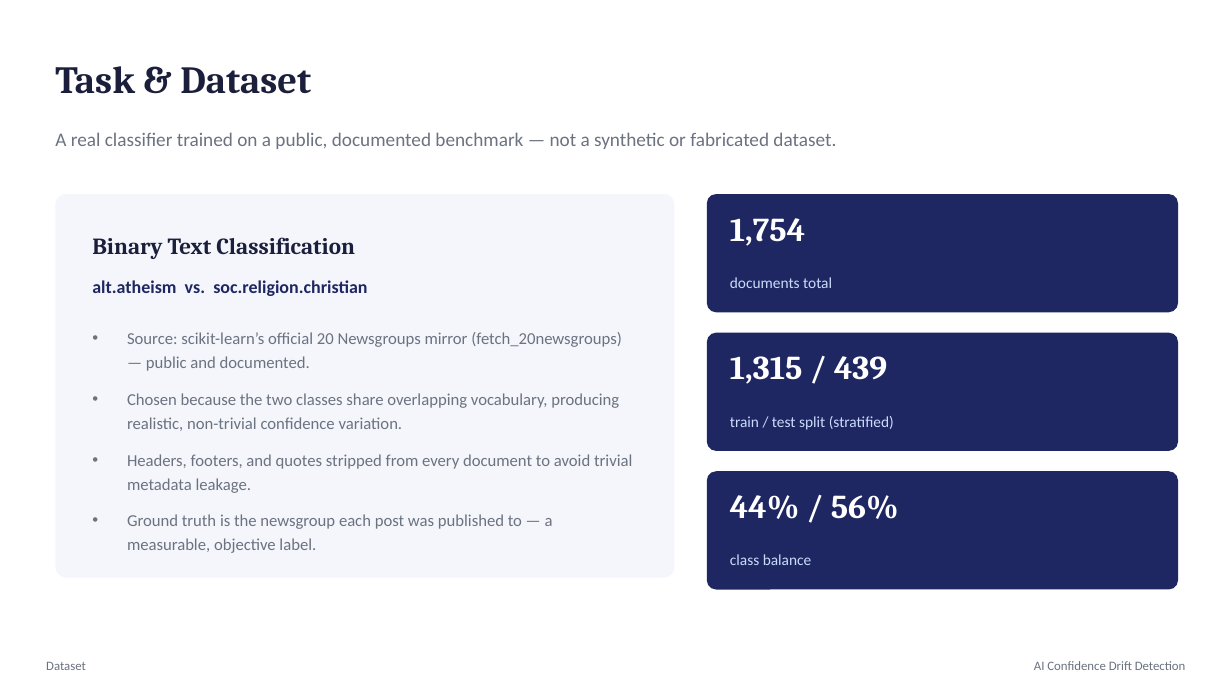
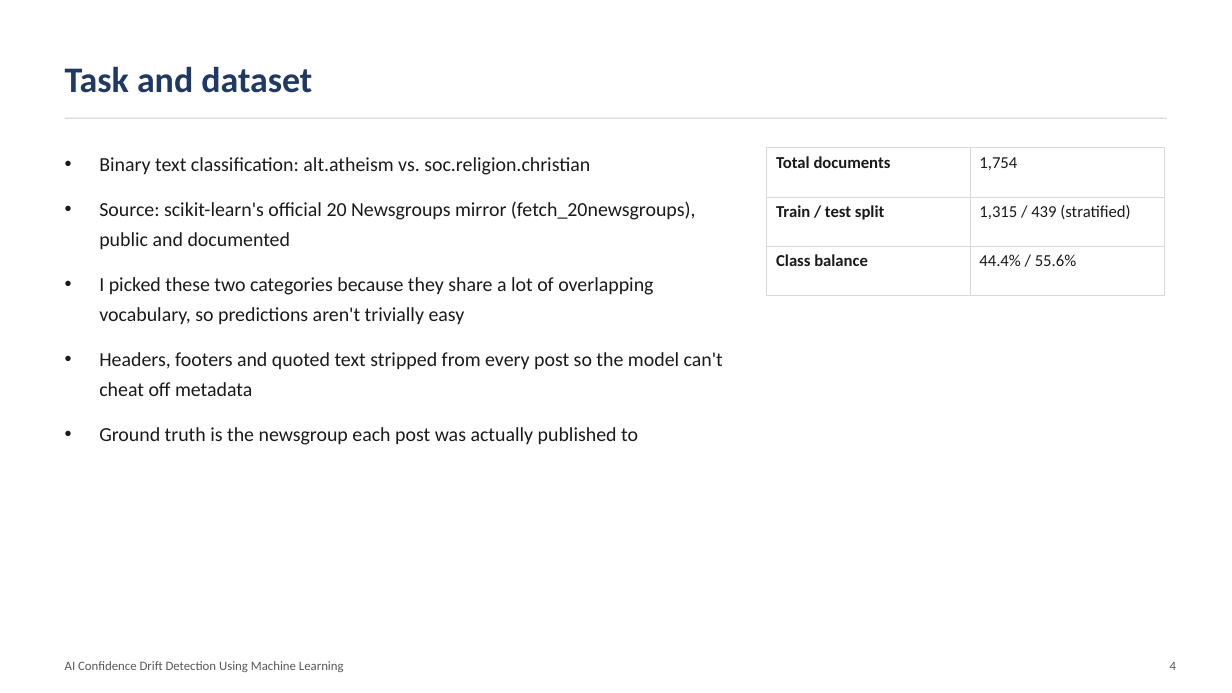
Before and after one commit to ahansardar/ai-confidence-drift, a slide deck: slide 4 of reports/presentation/AI_Confidence_Drift_Presentation.pptx. Drawn at 1232x693 pixels with LibreOffice and Linux fonts; fonts in the diff are those of the drawing. Boxes give left, top, right and bottom in pixels: in the first picture for what was removed or moved away, otherwise in the second. Text is boxed around its words. In the diff, an @@ line names an element or a change of style, - is before the commit and + after.

```diff
--- a/reports/presentation/AI_Confidence_Drift_Presentation.pptx
+++ b/reports/presentation/AI_Confidence_Drift_Presentation.pptx
@@ text at (x1=65, y1=66, x2=312, y2=93): text changed; size 30 to 28 pt; font Cambria to Calibri; text colour #1B1F3B to #1F3864 @@
-Task & Dataset
+Task and dataset
@@ line added from (65, 118) to (1167, 118), #D9D9D9 1 pt @@
@@ text removed at (x1=55, y1=132, x2=836, y2=149) @@
-A real classifier trained on a public, documented benchmark — not a synthetic or fabricated dataset.
@@ table added at (x1=767, y1=148, x2=1165, y2=296), 3 rows, 2 columns @@
+Total documents | 1,754
+Train / test split | 1,315 / 439 (stratified)
+Class balance | 44.4% / 55.6%
@@ text at (x1=99, y1=157, x2=723, y2=445): text changed; size 13 to 15.5 pt; text colour #6B7280 to #1A1A1A @@
-• Source: scikit-learn’s official 20 Newsgroups mirror (fetch_20newsgroups) — public and documented.
-• Chosen because the two classes share overlapping vocabulary, producing realistic, non-trivial confidence variation.
-• Headers, footers, and quotes stripped from every document to avoid trivial metadata leakage.
-• Ground truth is the newsgroup each post was published to — a measurable, objective label.
+• Binary text classification: alt.atheism vs. soc.religion.christian
+• Source: scikit-learn's official 20 Newsgroups mirror (fetch_20newsgroups), public and documented
+• I picked these two categories because they share a lot of overlapping vocabulary, so predictions aren't trivially easy
+• Headers, footers and quoted text stripped from every post so the model can't cheat off metadata
+• Ground truth is the newsgroup each post was actually published to
@@ rounded rectangle removed at (x1=55, y1=194, x2=675, y2=578) @@
@@ rounded rectangle removed at (x1=707, y1=194, x2=1178, y2=312) @@
@@ text removed at (x1=92, y1=237, x2=355, y2=259) @@
-Binary Text Classification
@@ text removed at (x1=730, y1=218, x2=805, y2=246) @@
-1,754
@@ text removed at (x1=92, y1=280, x2=367, y2=296) @@
-alt.atheism vs. soc.religion.christian
@@ text removed at (x1=730, y1=277, x2=832, y2=288) @@
-documents total
@@ rounded rectangle removed at (x1=707, y1=333, x2=1178, y2=451) @@
@@ text removed at (x1=730, y1=356, x2=887, y2=384) @@
-1,315 / 439
@@ text removed at (x1=730, y1=416, x2=894, y2=430) @@
-train / test split (stratified)
@@ rounded rectangle removed at (x1=707, y1=471, x2=1178, y2=590) @@
@@ text removed at (x1=730, y1=495, x2=899, y2=519) @@
-44% / 56%
@@ text removed at (x1=730, y1=554, x2=812, y2=565) @@
-class balance
@@ text removed at (x1=46, y1=662, x2=86, y2=670) @@
-Dataset
@@ text at (x1=65, y1=661, x2=344, y2=672): text changed; text colour #6B7280 to #595959 @@
-AI Confidence Drift Detection
+AI Confidence Drift Detection Using Machine Learning
@@ text added at (x1=1170, y1=662, x2=1176, y2=670), 10 pt, text #595959 @@
+4
```
Also in this commit, not shown: 11 other slides changed, 2 slides added, 2 slides removed, 1 other file.
